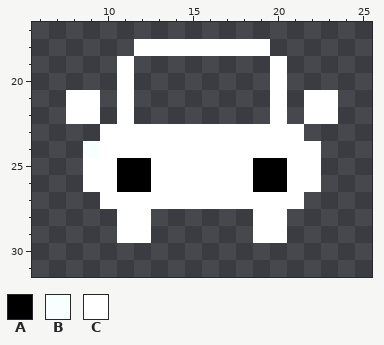
A pixel-art sprite gets an edit: icons/Auto.png. Above, as it was before the edit.
The file is 32x32 pixels. Shown: x 6..25, y 17..31.
Palette (. is transparent): A #000000  B #f8ffff  C #ffffff
Once edited:
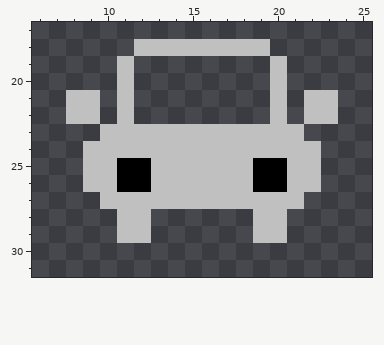
Difference:
colour C: #ffffff -> #c0c0c0
y 24: x 9 B -> C
